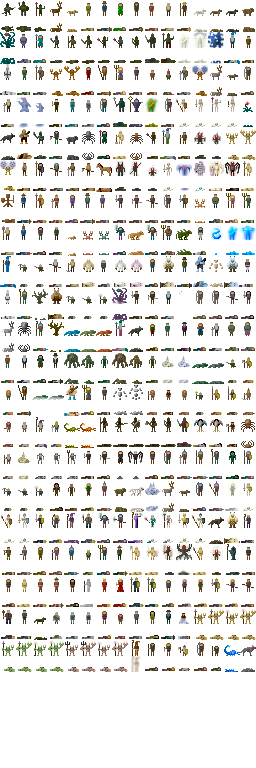
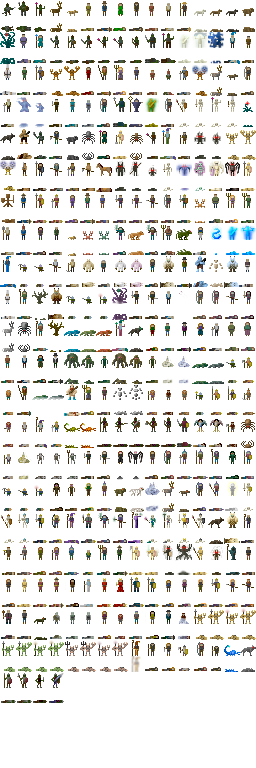
Before/after of a 256×768 layered artwork. What changed in the layer stack:
painted on "Background" over [1, 673, 64, 703]
